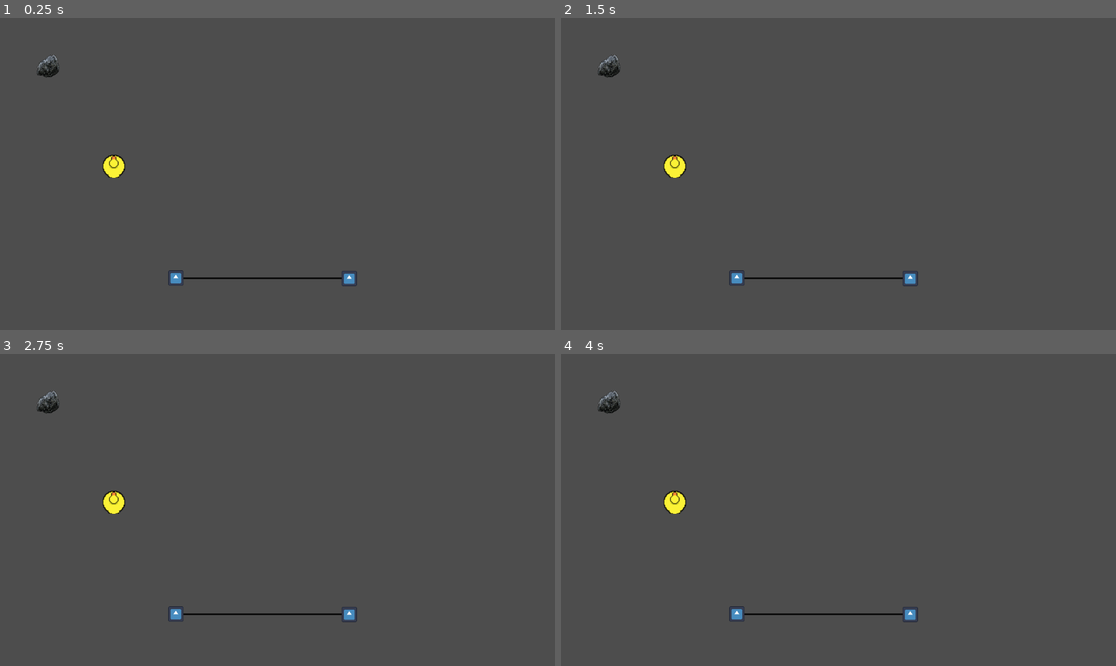
Above: before the commit, frames 1-4 (two rows, left to right).
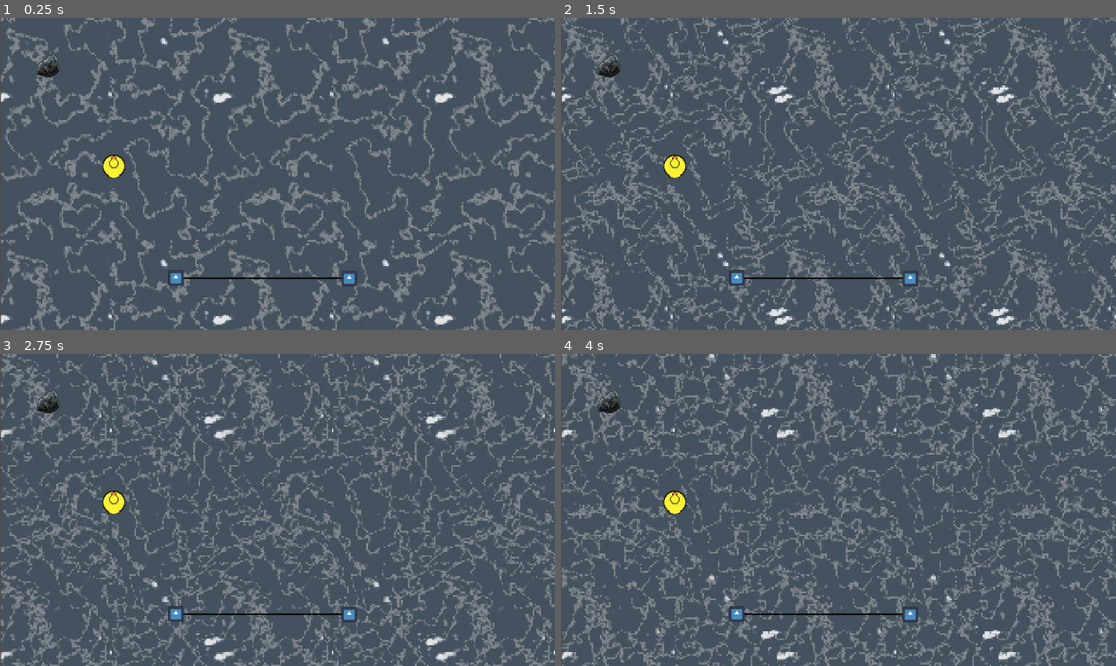
Above: after the commit, the same moments.

Repository: AgeOfCheese/game_off_2025_submission
Game: Godot game, scene res://game.tscn
Two runs of this game, one before a commit and one after it. Both use one fixed random seed, a clock stepped at 60 frames per second and the inputs below. The engine's default icon, where the game draws it, is replaced by a stand-in: a white triangle on a blue panel in a dark square.
Inputs (mouse positions are in pixels of both pictures, inside the frame that each line leads up to):
- Up to frame 1 (0.25 s): no input
- Up to frame 2 (1.5 s): move the mouse to (960, 158) at 0.52 s; click (960, 158) at 0.67 s; move the mouse to (727, 189) at 1.27 s; click (727, 189) at 1.42 s
- Up to frame 3 (2.75 s): move the mouse to (333, 441) at 2.02 s; click (333, 441) at 2.17 s
- Up to frame 4 (4 s): move the mouse to (810, 572) at 2.77 s; click (810, 572) at 2.92 s; move the mouse to (1005, 556) at 3.52 s; click (1005, 556) at 3.67 s

The runs differ from the first frame. In frame 1, 22% of the frame differs, in the area x 0-100%, y 0-100%; in frame 2, 28%; in frame 3, 29%; in frame 4, 29%.

Commit message:
caustic effect adding attempt

Diff:
--- a/new-game-project/game.tscn
+++ b/new-game-project/game.tscn
@@ -1,8 +1,28 @@
-[gd_scene load_steps=6 format=3 uid="uid://cd35e8d2fn3ua"]
+[gd_scene load_steps=10 format=3 uid="uid://cd35e8d2fn3ua"]
 
 [ext_resource type="Script" uid="uid://0xq33eqohuog" path="res://game.gd" id="1_uwrxv"]
 [ext_resource type="PackedScene" uid="uid://4pqund3nukl7" path="res://scenes/sling.tscn" id="2_e2o6t"]
+[ext_resource type="Shader" uid="uid://ruqkgvc4bx5s" path="res://water.gdshader" id="2_fc0e3"]
 [ext_resource type="Texture2D" uid="uid://cwfrs8qxhvwos" path="res://duck.png" id="3_feb5d"]
+
+[sub_resource type="ShaderMaterial" id="ShaderMaterial_7jktm"]
+shader = ExtResource("2_fc0e3")
+shader_parameter/scroll_speed_1 = Vector2(0.002, 0.001)
+shader_parameter/scroll_speed_2 = Vector2(-0.015, 0.025)
+shader_parameter/brightness = 1.5
+shader_parameter/line_thickness = 0.08
+shader_parameter/water_color = Color(0.1, 0.4, 0.7, 0.2)
+shader_parameter/distortion_strength = 0.01
+shader_parameter/caustic_color = Color(1, 1, 1, 0.5)
+shader_parameter/foam_threshold = 0.85
+shader_parameter/foam_brightness = 1.5
+shader_parameter/pixelate_amount = 128.0
+
+[sub_resource type="FastNoiseLite" id="FastNoiseLite_ryrav"]
+frequency = 0.008
+
+[sub_resource type="NoiseTexture2D" id="NoiseTexture2D_eow3j"]
+noise = SubResource("FastNoiseLite_ryrav")
 
 [sub_resource type="RectangleShape2D" id="RectangleShape2D_fc0e3"]
 size = Vector2(82, 83)
@@ -12,6 +32,18 @@
 
 [node name="Node2D" type="Node2D"]
 script = ExtResource("1_uwrxv")
+
+[node name="Sprite2D" type="Sprite2D" parent="."]
+texture_filter = 1
+texture_repeat = 2
+material = SubResource("ShaderMaterial_7jktm")
+position = Vector2(2, 0)
+scale = Vector2(-0.898628, 0.9004202)
+texture = SubResource("NoiseTexture2D_eow3j")
+centered = false
+offset = Vector2(-1280, 0)
+region_enabled = true
+region_rect = Rect2(0, 0, 1280, 720)
 
 [node name="sling" parent="." instance=ExtResource("2_e2o6t")]
 
--- /dev/null
+++ b/new-game-project/water.gdshader
@@ -0,0 +1,69 @@
+shader_type canvas_item;
+render_mode blend_mix;
+
+uniform vec2 scroll_speed_1 = vec2(0.002,0.001);
+uniform vec2 scroll_speed_2 = vec2(-0.015,0.025);
+
+uniform float brightness = 0.8;
+uniform float line_thickness = 0.08;
+
+uniform vec4 water_color : source_color = vec4(0.1, 0.4, 0.7, 0.2);
+uniform float distortion_strength = 0.01;
+
+uniform vec4 caustic_color : source_color = vec4(1.0, 1.0, 1.0, 0.5);
+
+uniform float foam_threshold : hint_range(0.0, 1.0) = 0.85;
+uniform float foam_brightness = 1;
+
+
+uniform float pixelate_amount = 128;
+
+uniform sampler2D SCREEN_TEXTURE : hint_screen_texture, filter_linear_mipmap;
+
+void vertex() {
+	// Called for every vertex the material is visible on.
+}
+
+float create_caustic_lines(float noise_value, float thickness)
+{
+	float centered_noise = noise_value - 0.5;
+	float distance_from_line = abs(centered_noise);
+	return 1.0 - smoothstep(0.0, thickness / 2.0, distance_from_line);
+}
+
+void fragment() {
+	// Called for every pixel the material is visible on.
+
+	vec2 pixel_screen_uv = floor(SCREEN_UV * pixelate_amount) / pixelate_amount;
+
+	vec2 pixel_uv = floor(UV * pixelate_amount) / pixelate_amount;
+
+	vec2 uv1 = pixel_uv + (TIME * scroll_speed_1);
+	vec2 uv2 = pixel_uv + (TIME * scroll_speed_2);
+
+	float noise1 = texture(TEXTURE, uv1).r;
+	float noise2 = texture(TEXTURE, uv2).r;
+
+	vec2 distortion_offset = vec2(noise1 - 0.5, noise2 - 0.5) * distortion_strength;
+
+	vec2 distorted_screen_uv = pixel_screen_uv + distortion_offset;
+
+	vec4 background_color = texture(SCREEN_TEXTURE, distorted_screen_uv);
+	float lines1 = create_caustic_lines(noise1, line_thickness);
+	float lines2 = create_caustic_lines(noise2, line_thickness);
+	float caustic_mask = max(lines1, lines2);
+	vec4 final_color = background_color;
+
+	final_color = mix(final_color, water_color, water_color.a);final_color = mix(final_color, caustic_color, caustic_mask * caustic_color.a);
+	float raw_noise = max(noise1, noise2);
+	float foam = smoothstep(foam_threshold, 1.0, raw_noise);
+
+	final_color.rgb += foam * foam_brightness;
+
+	COLOR = final_color;
+}
+
+//void light() {
+//	// Called for every pixel for every light affecting the CanvasItem.
+//	// Uncomment to replace the default light processing function with this one.
+//}
Binary file added: new-game-project/caustic_map.ase
Binary file added: new-game-project/caustic_map.png
Not shown, added: new-game-project/caustic_map.png.import
Binary file added: new-game-project/sand.png
Not shown, added: new-game-project/sand.png.import
Not shown, added: new-game-project/water.gdshader.uid
